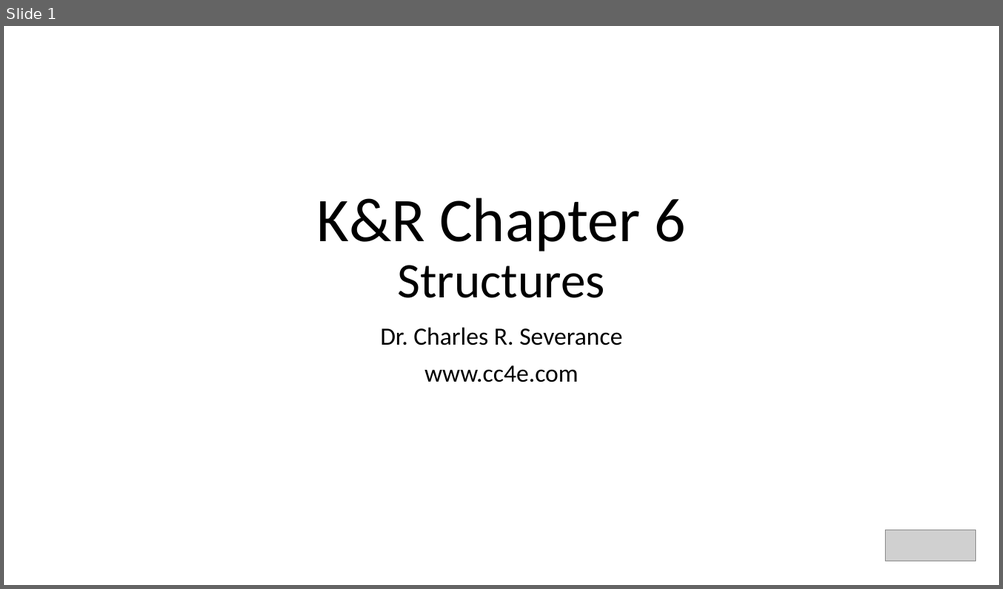
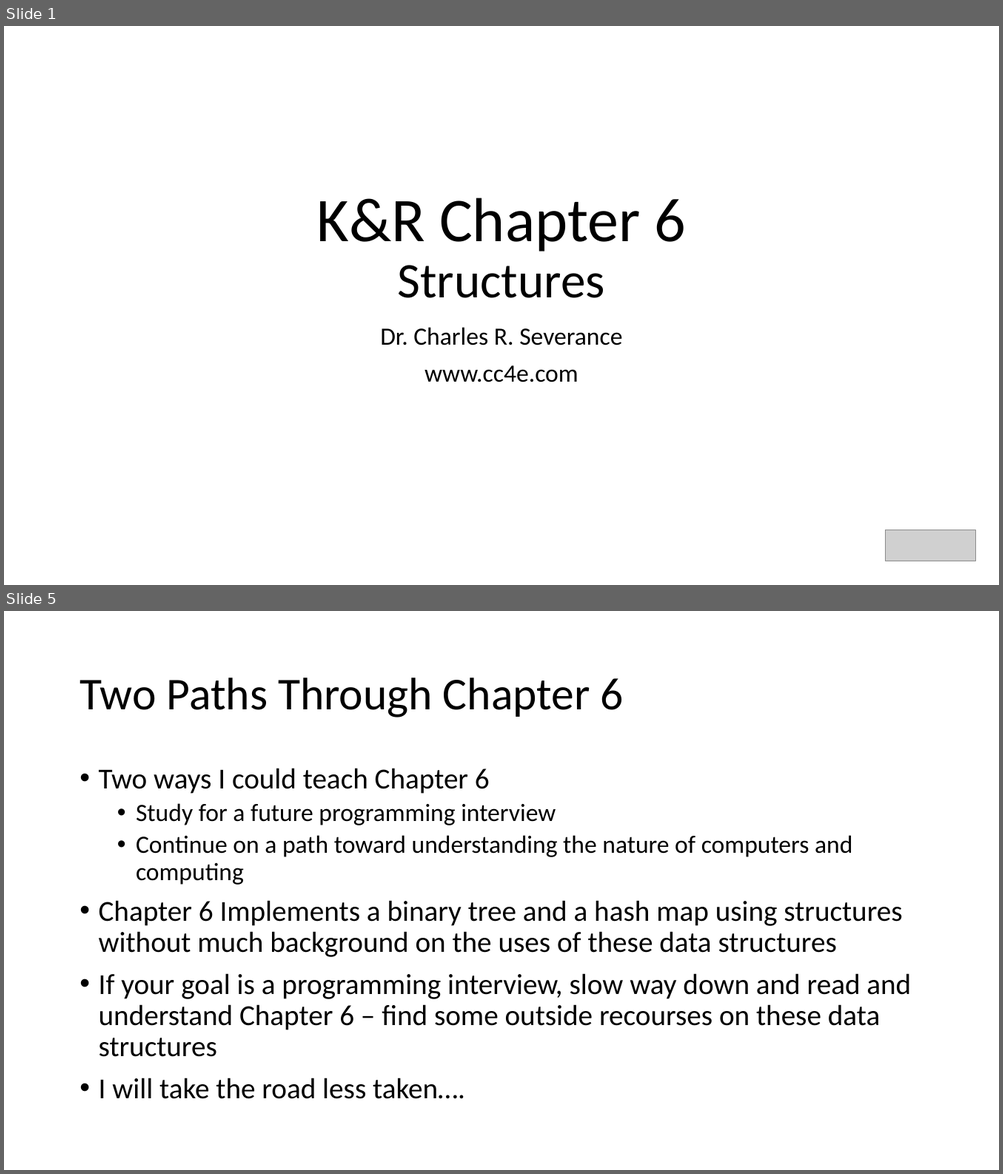
Before and after one commit to csev/cc4e, a slide deck: lectures/KR-6.pptx. Shown one above the other, each under a label of ours: slide 1 before the commit, slides 1 and 5 after it; the slides between them are not shown. The pictures are 1003x589 and 1003x1174 pixels, drawn with LibreOffice and Linux fonts; fonts in the diff are those of the drawing; grey boxes stand for pictures. Boxes give left, top, right and bottom in pixels: in the first picture for what was removed or moved away, otherwise in the second. Text is boxed around its words. In the diff, an @@ line names an element or a change of style, - is before the commit and + after.

```diff
--- a/lectures/KR-6.pptx
+++ b/lectures/KR-6.pptx
@@ slide 5 added at bbox=[4, 611, 999, 1170], background #FFFFFF @@
@@ title added at bbox=[79, 678, 623, 718], 44 pt, text #000000 @@
+Two Paths Through Chapter 6
@@ text added at bbox=[99, 768, 910, 1099], 28 pt, text #000000 @@
+• Two ways I could teach Chapter 6
+  • Study for a future programming interview
+  • Continue on a path toward understanding the nature of computers and computing
+• Chapter 6 Implements a binary tree and a hash map using structures without much background on the uses of these data structures
+• If your goal is a programming interview, slow way down and read and understand Chapter 6 – find some outside recourses on these data structures
+• I will take the road less taken….
```
Also in this commit, not shown: 1 slide changed, 32 other slides added, 1 slide removed, 8 other files.
